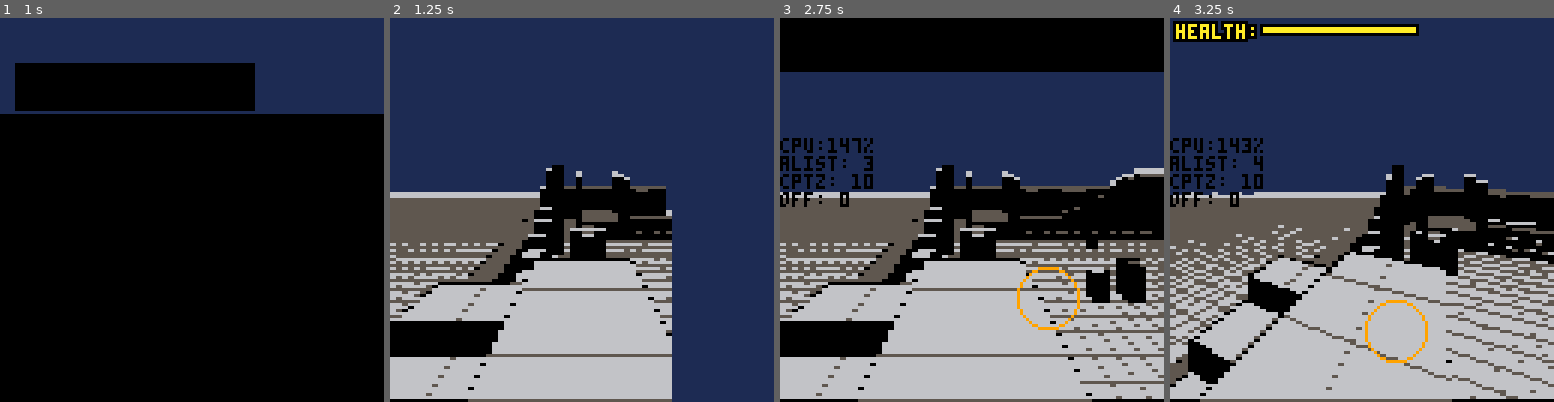
Above: before the commit, frames 1-4 (left to right).
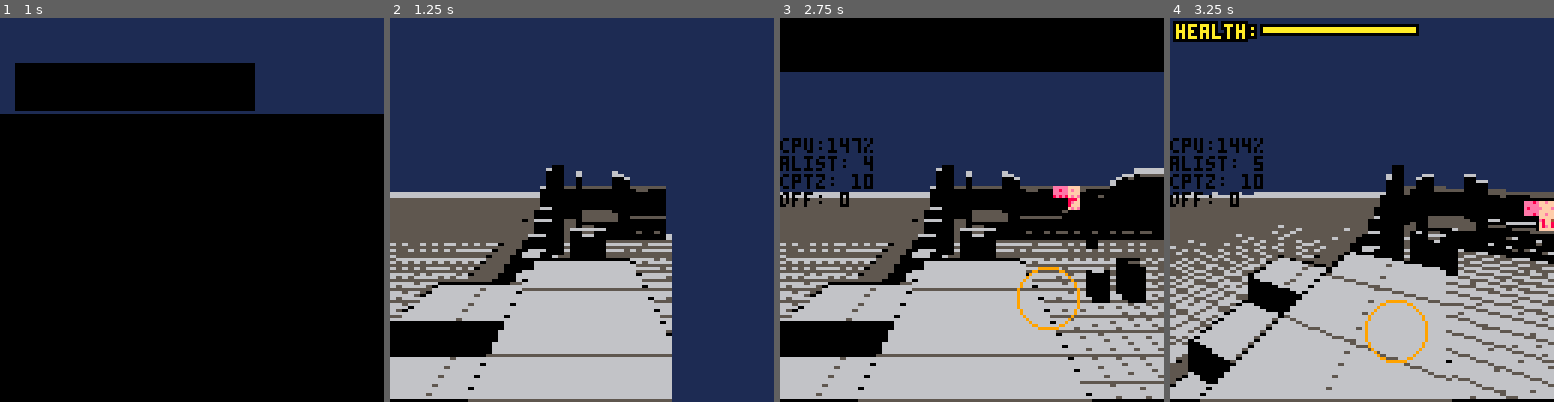
Above: after the commit, the same moments.

Repository: paloblanco/sallyneptune
Game: PICO-8 cartridge cast.p8
Two runs of this game, one before a commit and one after it. Both use one fixed random seed, a clock stepped at 60 frames per second and the inputs below.
Inputs:
- Up to frame 1 (1 s): tap X (X key) at 0.33 s; tap O (Z key) at 0.7 s
- Up to frame 2 (1.25 s): tap X (X key) at 1.07 s
- Up to frame 3 (2.75 s): hold Right 1.6-2.1 s; tap O (Z key) at 1.7, 2.1, 2.5 s; tap X (X key) at 1.85 s; hold Up 2.15-2.42 s; hold Right from 2.47 s (still down)
- Up to frame 4 (3.25 s): tap O (Z key) at 2.9 s; tap X (X key) at 2.97 s; release Right at 3.03 s; hold Left from 3.08 s (still down)

Frame 1 is identical in both runs. In frame 2, 0.1% of the frame differs, in the area x 71-74%, y 50-58%; in frame 3, 0.3%; in frame 4, 0.5%, in the area x 18-100%, y 31-56%.

Commit message:
gameover and win screens complete

Diff:
--- a/actor.lua
+++ b/actor.lua
@@ -534,3 +534,36 @@
 function myrtle:bump_me(other)
     if (other.offtime <= 0) other:hurt_me(5)
 end
+
+goal = actor:new()
+goal.sp = 14
+goal.spsize = 16
+
+function goal:bump_me(other)
+
+    for i = 127,0,-5 do
+        _draw()
+        rectfill(0,127,127,i,14)
+        flip()
+    end
+    start_gamewin()
+end
+
+function goal:update()
+    -- z means player feet
+	if (self.z >= mz(self.x,self.y) and self.dz >=0) then
+		self.z = mz(self.x,self.y)
+		self.dz = 0
+        self.ground = true
+	else
+		self.dz=self.dz+0.01
+		self.z =self.z + self.dz
+        self.ground = false
+	end
+
+	-- jetpack / jump when standing
+	if self.ground then
+        self.dz=-0.05
+		self.ground = false
+	end
+end
--- a/main.lua
+++ b/main.lua
@@ -15,6 +15,9 @@
 	add(alist,m1)
 	m2 = myrtle:new({x=9,y=6,z=12})
 	add(alist,m2)
+
+	g = goal:new({x=12,y=8,z=10})
+	add(alist,g)
 
 	cpt = neato:new({x=6,y=4,z=12})
 	add(alist,cpt)
@@ -225,6 +228,15 @@
 	end
 
 	timer += 1
+
+	if cpt.health <= 0 then
+		for i = 127,0,-5 do
+			_draw()
+			rectfill(0,127,127,i,0)
+			flip()
+		end
+		start_gameover()
+	end
 end
 
 function draw_gameplay()
@@ -256,7 +268,7 @@
 	end
 
 	printo("health: ",2,2,10,0)
-	healthmeter = 50*(cpt.health/cpt.maxhealth)
+	healthmeter = max(50*(cpt.health/cpt.maxhealth),0)
 	rectfill(30,2,82,5,0)
 	rectfill(31,3,31+healthmeter,4,10)
 
@@ -349,3 +361,135 @@
 	_update = update_title
 	_draw = draw_title
 end
+
+function start_gameover()
+	init_gameover()
+	_update = update_gameover
+	_draw = draw_gameover
+end
+
+function init_gameover()
+	colormax = 3
+	colornext = 1
+	rectangles={}
+	cls(0)
+	titletimer=0
+	color_gameover = {0,5,6}
+end
+
+function update_gameover()
+	if titletimer%20==0 then
+		add(rectangles,{1,colornext})
+		colornext = 1+((colornext)%colormax)
+	end
+	for r in all(rectangles) do
+		r[1] += 1
+		if (r[1] > 70) del(rectangles,r)
+	end
+
+	if btnp(4) or btnp(5) then
+		for i = 127,0,-5 do
+			rectfill(0,127,127,i,0)
+			flip()
+		end
+		start_gameplay()
+	end
+	titletimer += 1
+end
+
+function draw_gameover()
+	cls(0)
+	for r in all(rectangles) do
+		rectfill(64-r[1],64-r[1],64+r[1],64+r[1],color_gameover[r[2]])
+	end
+
+	dsprintxy("nice try",0,15,6,0,0)
+	dsprintxy("sally...",3,32,6,0,0)
+	printco("press z or x to try again", 60, 7, 0)
+
+	pal(7,15)
+    pal(13,1)
+    pal(10,14)
+    pal(3,10)
+    pal(2,14)
+    pal(12,6)
+    -- pal(8,13)
+    pal(5,1)
+    pal(12,1)
+    pal(6,10)
+	ixnow = ((titletimer\3)%4)*2
+	local spx = 0
+	local spy = 0
+	sspr(spx,spy,16,16,64-16,76,32,32)
+	pal()
+end
+
+function start_gamewin()
+	init_gamewin()
+	_update = update_gamewin
+	_draw = draw_gamewin
+end
+
+function init_gamewin()
+	colormax = #colors
+	colornext = 1
+	rectangles={}
+	cls(0)
+	titletimer=0
+	time_minutes = timer\1800
+	time_seconds = (timer\30)%60
+	str_seconds = ""..time_seconds
+	if (time_seconds < 10) str_seconds = "0"..time_seconds
+	str_time = ""..time_minutes..":"..str_seconds
+end
+
+function update_gamewin()
+	if titletimer%10==0 then
+		add(rectangles,{1,colornext})
+		colornext = 1+((colornext)%colormax)
+	end
+	for r in all(rectangles) do
+		r[1] += 1
+		if (r[1] > 70) del(rectangles,r)
+	end
+
+	if (btnp(4) or btnp(5)) and titletimer>60  then
+		for i = 127,0,-5 do
+			rectfill(0,127,127,i,0)
+			flip()
+		end
+		start_gameplay()
+	end
+	titletimer += 1
+end
+
+function draw_gamewin()
+	cls(14)
+	for r in all(rectangles) do
+		rectfill(64-r[1],64-r[1],64+r[1],64+r[1],colors[r[2]])
+	end
+
+	dsprintxy("you",5,15,14,0,0)
+	dsprintxy("did it!",12,32,14,0,0)
+	printco('time: '..str_time, 52, 14, 0)
+
+	printco("by palo blanco for toyboxjam 3",110,7,0)
+	printco("thanks for playing!",118,14,0)
+
+	pal(7,15)
+    pal(13,1)
+    pal(10,14)
+    pal(3,10)
+    pal(2,14)
+    pal(12,6)
+    -- pal(8,13)
+    pal(5,1)
+    pal(12,1)
+    pal(6,10)
+	ixnow = ((titletimer\3)%4)*2
+	local spx = 16 + 8*ixnow
+	local spy = 0
+	sspr(spx,spy,16,16,64-16,76,32,32)
+	pal()
+
+end
